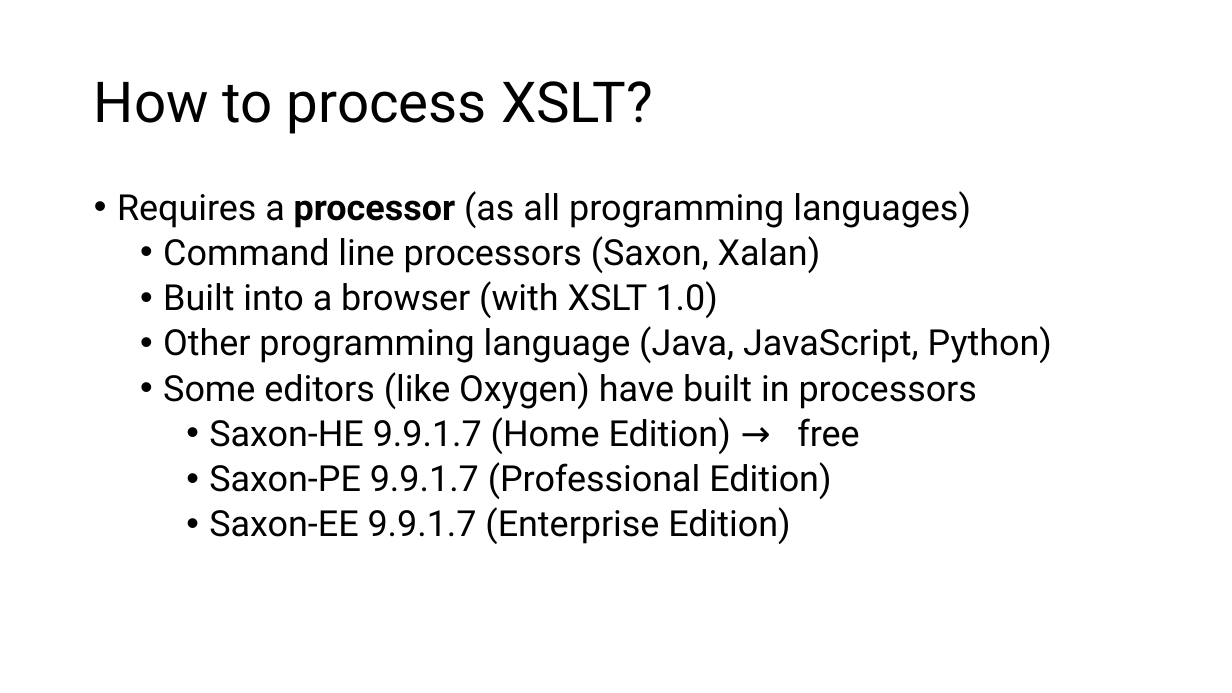
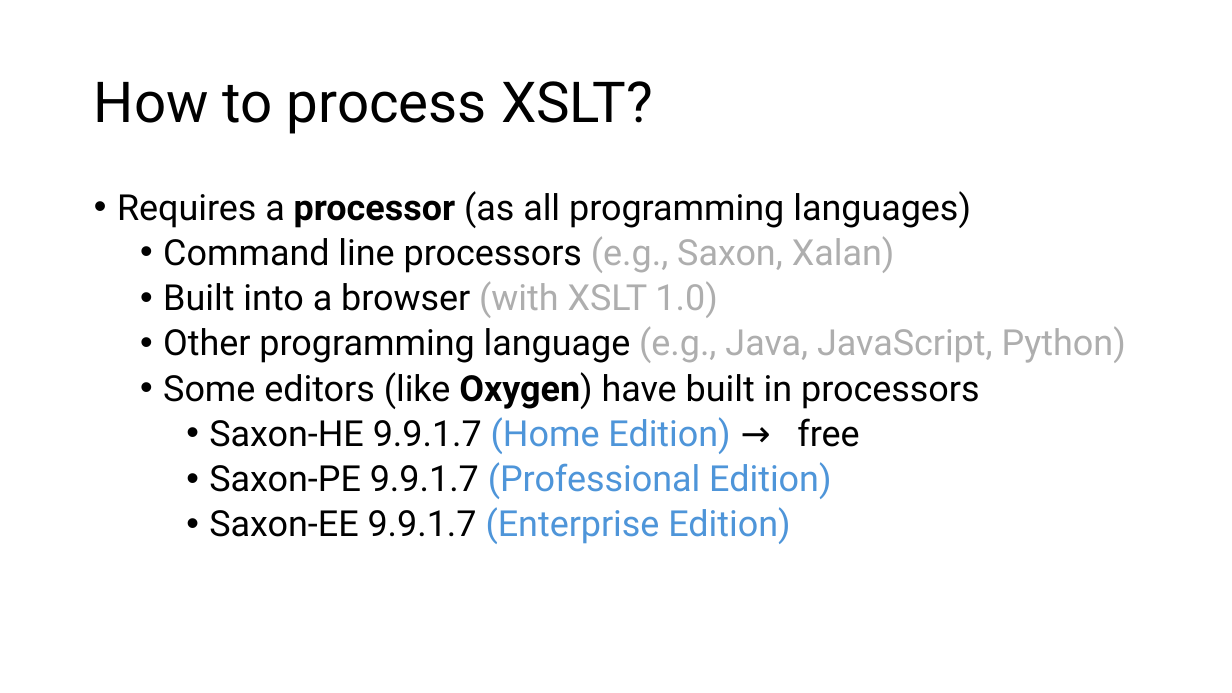
Before and after one commit to martha-thomae/XSLT-examples-for-MEI, a slide deck: slide 14 of Workshop.pptx (slide 13 before the commit). Drawn at 1232x693 pixels with LibreOffice and Linux fonts; fonts in the diff are those of the drawing. Boxes give left, top, right and bottom in pixels: in the first picture for what was removed or moved away, otherwise in the second. Text is boxed around its words. In the diff, an @@ line names an element or a change of style, - is before the commit and + after.

Commit message:
Modify slides

```diff
--- a/Workshop.pptx
+++ b/Workshop.pptx
@@ text at (x1=163, y1=236, x2=895, y2=273): text changed @@
-  • Command line processors (Saxon, Xalan)
+  • Command line processors (e.g., Saxon, Xalan)
@@ text at (x1=163, y1=281, x2=979, y2=544): text colour #000000 to #AEAEAE in "(with XSLT 1.0)"; bold on in "Oxygen)"; text colour #000000 to #4E95D9 in "(Home Edition)", "(Professional Edition)", "(Enterprise Edition)" @@
@@ text at (x1=163, y1=326, x2=1126, y2=363): text changed; text colour #000000 to #AEAEAE @@
-  • Other programming language (Java, JavaScript, Python)
+  • Other programming language (e.g., Java, JavaScript, Python)
```
Also in this commit, not shown: 1 other slide changed, 1 slide added, 1 other file.
